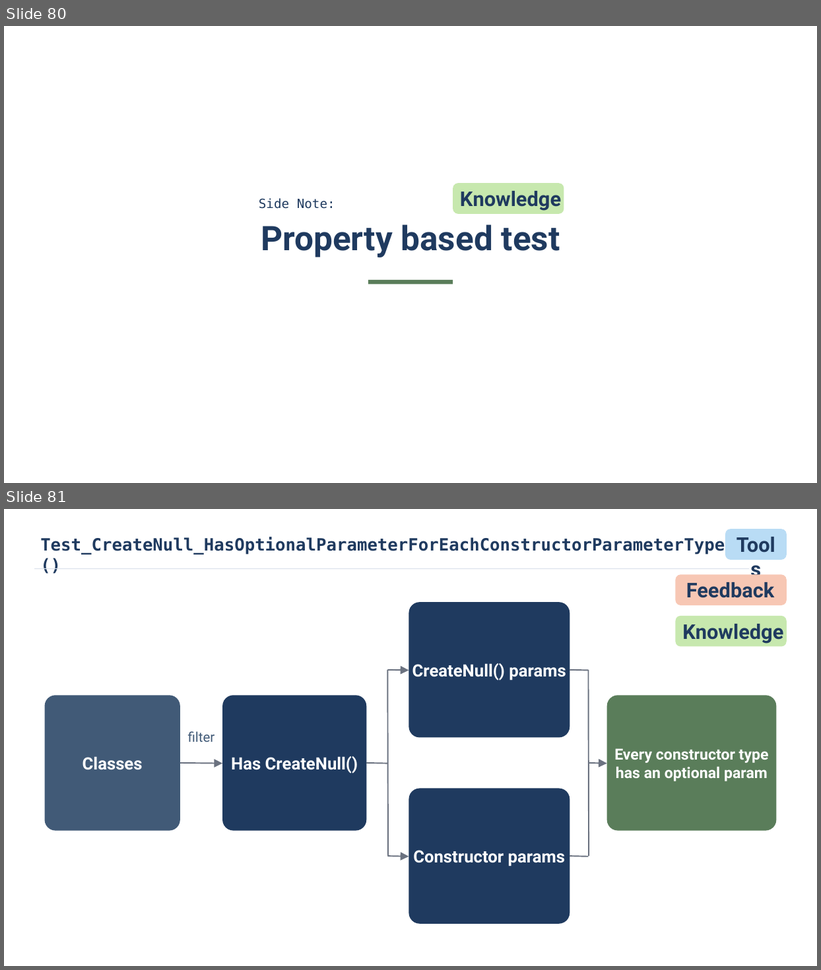
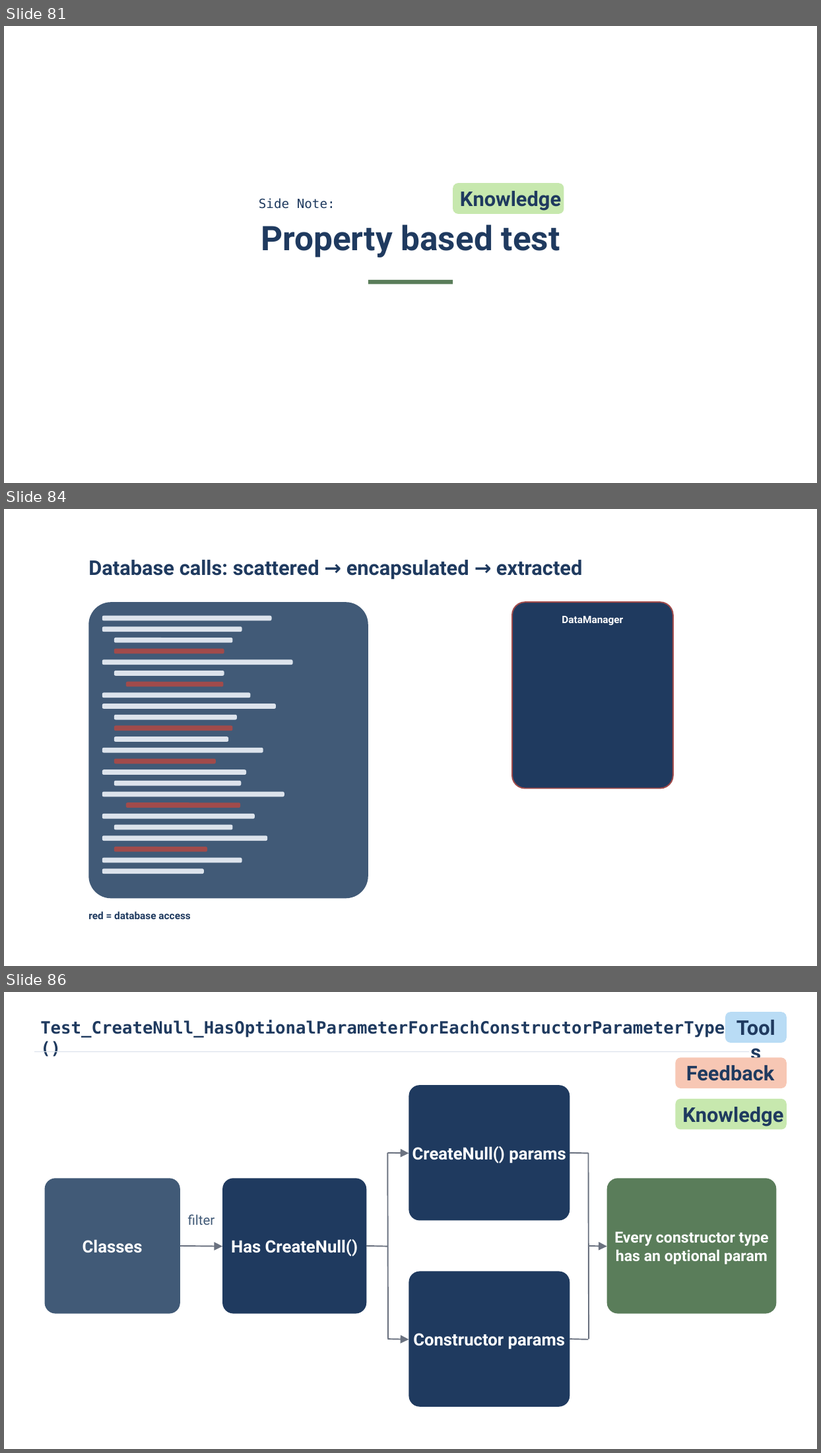
Before and after one commit to isidore/Talks, a slide deck: Slides/WorkingWithAI_MyFirst4Weeks.pptx. Shown one above the other, each under a label of ours: slides 80 and 81 before the commit, slides 81, 84 and 86 after it; the slides between them are not shown. The pictures are 821x970 and 821x1453 pixels, drawn with LibreOffice and Linux fonts; fonts in the diff are those of the drawing. Boxes give left, top, right and bottom in pixels: in the first picture for what was removed or moved away, otherwise in the second. Text is boxed around its words. In the diff, an @@ line names an element or a change of style, - is before the commit and + after.

```diff
--- a/Slides/WorkingWithAI_MyFirst4Weeks.pptx
+++ b/Slides/WorkingWithAI_MyFirst4Weeks.pptx
@@ slide 84 added at [4,509,817,966], background #FFFFFF @@
@@ text added at [88,560,582,580], 24 pt, text #1F3A5F, bold @@
+Database calls: scattered → encapsulated → extracted
@@ rounded rectangle added at [88,602,368,899], fill #415A77 @@
@@ rounded rectangle added at [512,602,673,789], fill #1F3A5F, outline #A14B4B 1.5 pt, 12 pt, text #FFFFFF, bold @@
+DataManager
@@ rounded rectangle added at [102,616,272,621], fill #DCE3EC @@
@@ rounded rectangle added at [102,626,242,632], fill #DCE3EC @@
@@ rounded rectangle added at [114,638,233,642], fill #DCE3EC @@
@@ rounded rectangle added at [102,659,292,665], fill #DCE3EC @@
@@ rounded rectangle added at [114,649,225,654], fill #A14B4B @@
@@ rounded rectangle added at [114,671,225,675], fill #DCE3EC @@
@@ rounded rectangle added at [126,682,224,687], fill #A14B4B @@
@@ rounded rectangle added at [102,692,250,698], fill #DCE3EC @@
@@ rounded rectangle added at [102,704,276,708], fill #DCE3EC @@
@@ rounded rectangle added at [114,715,237,720], fill #DCE3EC @@
@@ rounded rectangle added at [114,726,233,731], fill #A14B4B @@
@@ rounded rectangle added at [114,737,229,742], fill #DCE3EC @@
@@ rounded rectangle added at [102,748,263,753], fill #DCE3EC @@
@@ rounded rectangle added at [114,759,217,764], fill #A14B4B @@
@@ rounded rectangle added at [102,770,246,775], fill #DCE3EC @@
@@ rounded rectangle added at [114,781,242,786], fill #DCE3EC @@
@@ rounded rectangle added at [102,792,284,797], fill #DCE3EC @@
@@ rounded rectangle added at [126,803,241,808], fill #A14B4B @@
@@ rounded rectangle added at [102,814,255,819], fill #DCE3EC @@
@@ rounded rectangle added at [114,825,233,830], fill #DCE3EC @@
@@ rounded rectangle added at [102,836,267,841], fill #DCE3EC @@
@@ rounded rectangle added at [102,858,242,863], fill #DCE3EC @@
@@ rounded rectangle added at [114,847,208,852], fill #A14B4B @@
@@ rounded rectangle added at [102,869,204,874], fill #DCE3EC @@
@@ text added at [88,912,190,920], 12 pt, text #1F3A5F, bold @@
+red = database access
@@ what was slide 80 is now slide 81 @@
@@ what was slide 81 is now slide 86 @@
```
Also in this commit, not shown: 1 slide changed, 4 other slides added, 1 other file.
